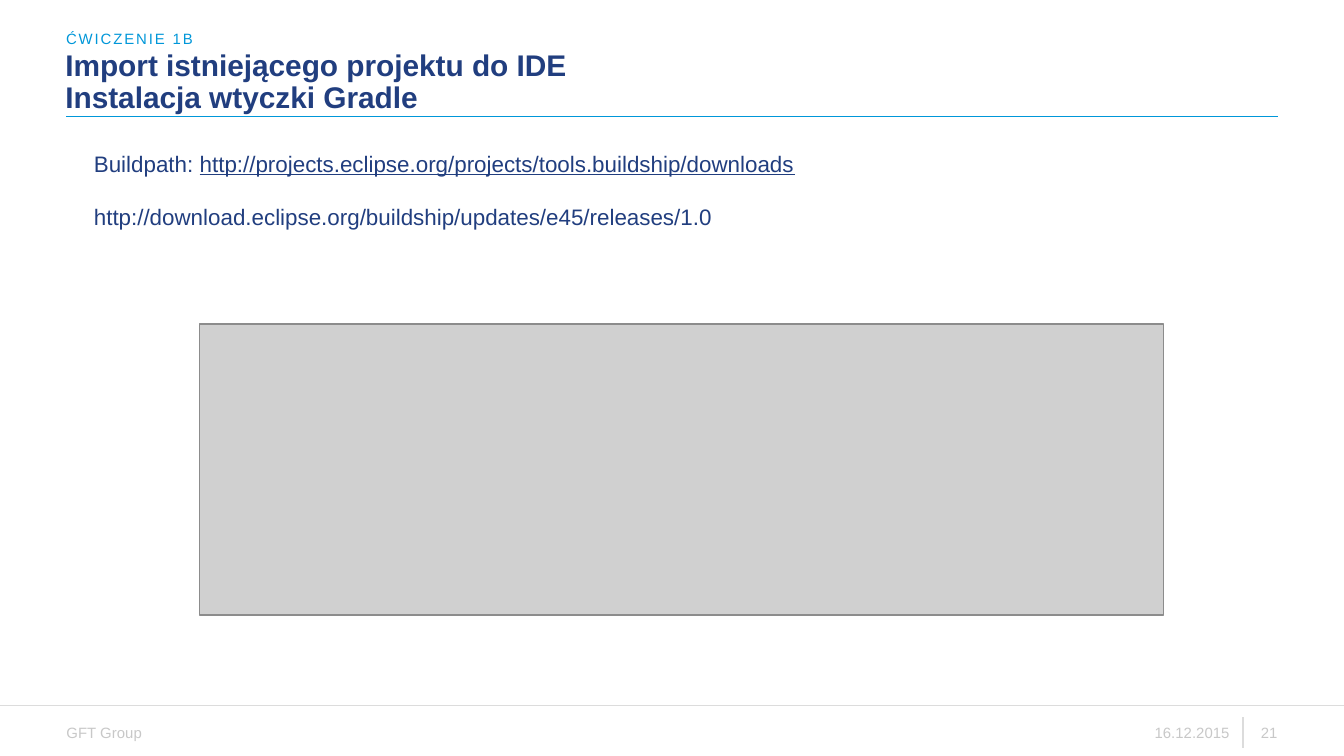
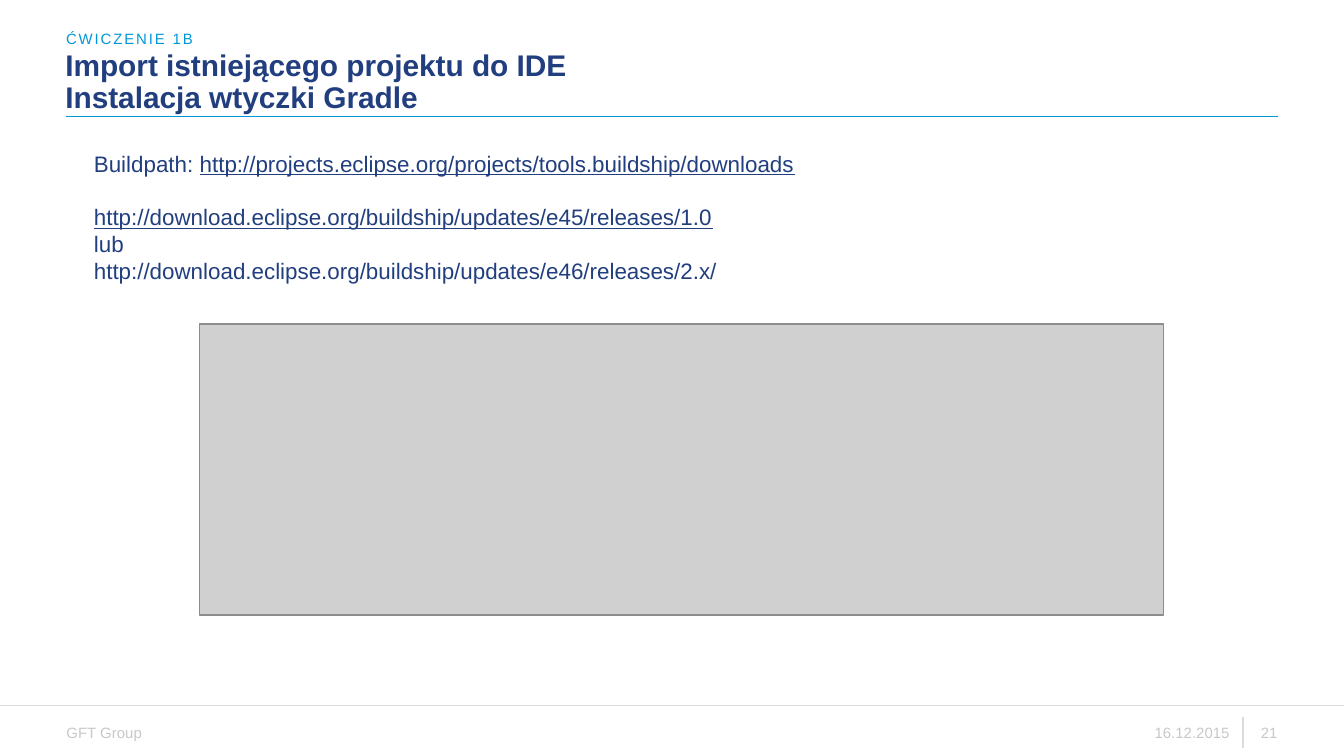
Before and after one commit to zenek24pl/exercise1a, a slide deck: slide 21 of WDSR - ćwiczenie 1.pptx. Drawn at 1344x756 pixels with LibreOffice and Linux fonts; fonts in the diff are those of the drawing; grey boxes stand for pictures; background and template pictures are left out. Boxes give left, top, right and bottom in pixels: in the first picture for what was removed or moved away, otherwise in the second. Text is boxed around its words. In the diff, an @@ line names an element or a change of style, - is before the commit and + after.

```diff
--- a/WDSR - ćwiczenie 1.pptx
+++ b/WDSR - ćwiczenie 1.pptx
@@ text at box(94, 208, 712, 230): underline on in "http://download.eclipse.org/buildship/updates/e45/releases/1 ..." @@
@@ text at box(94, 235, 717, 284): paragraphs added @@
+lub
+http://download.eclipse.org/buildship/updates/e46/releases/2.x/
```
Also in this commit, not shown: 3 other slides changed, 1 slide added, 1 slide removed.
